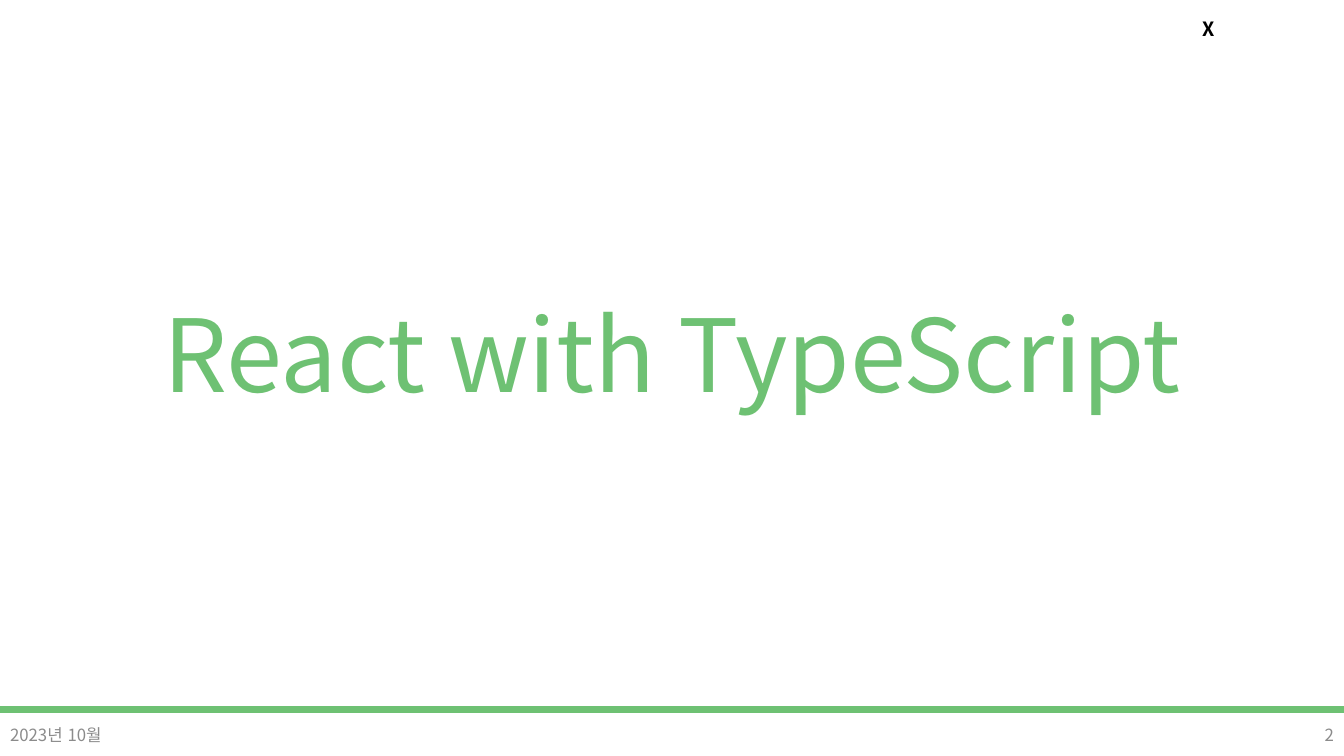
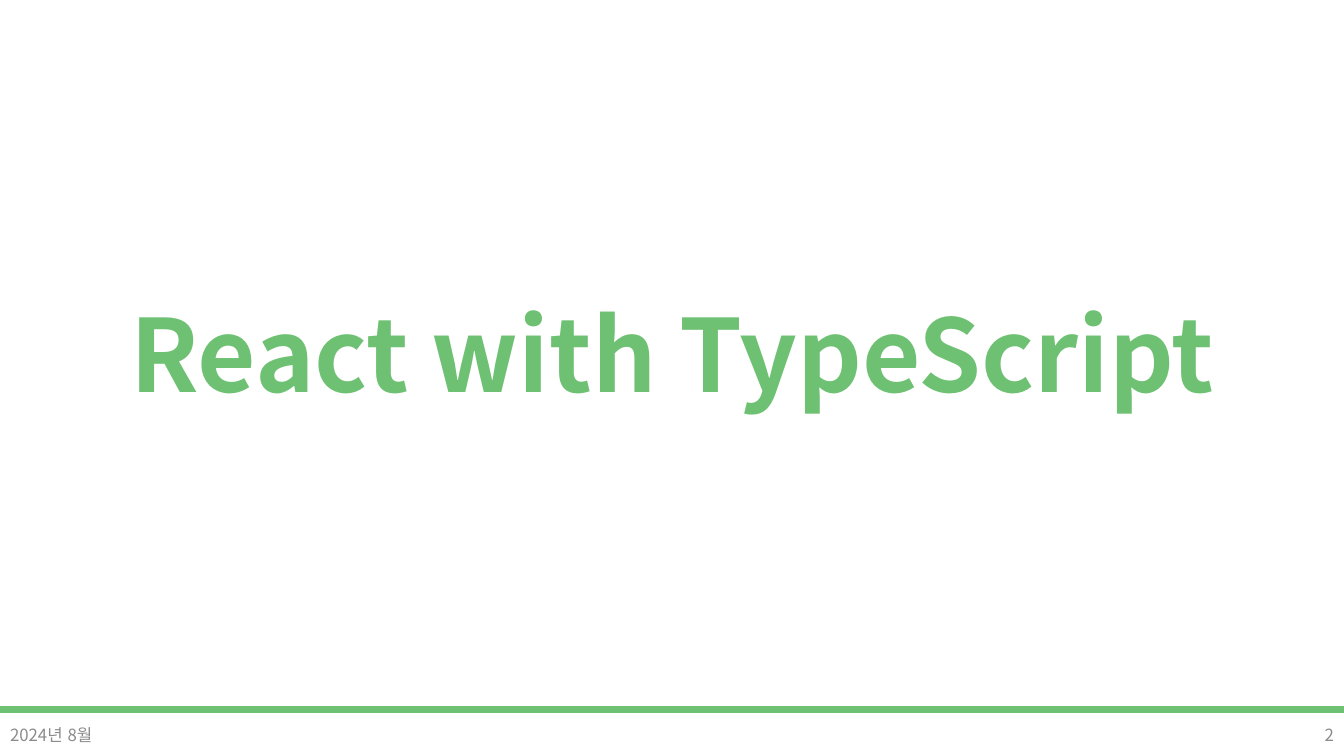
Before and after one commit to DevDamon0527/SeSAC_Yeongdeungpo_Campus_6th, a slide deck: slide 2 of material/[SeSAC_YDP_6] 33_TypeScript_with_React.pptx. Drawn at 1344x756 pixels with LibreOffice and Linux fonts; fonts in the diff are those of the drawing; background and template pictures are left out. Boxes give left, top, right and bottom in pixels: in the first picture for what was removed or moved away, otherwise in the second. Text is boxed around its words. In the diff, an @@ line names an element or a change of style, - is before the commit and + after.

Commit message:
lecture ready (0821) : TS_with react

```diff
--- a/material/[SeSAC_YDP_6] 33_TypeScript_with_React.pptx
+++ b/material/[SeSAC_YDP_6] 33_TypeScript_with_React.pptx
@@ text removed at (1202, 21, 1214, 36) @@
-X
@@ title "React with TypeScript" at (130, 310, 1213, 415): bold on @@
@@ text at (10, 727, 93, 742): text changed @@
-2023년 10월
+2024년 8월
```
Also in this commit, not shown: 8 other slides changed, 1 slide added, 21 other files.
